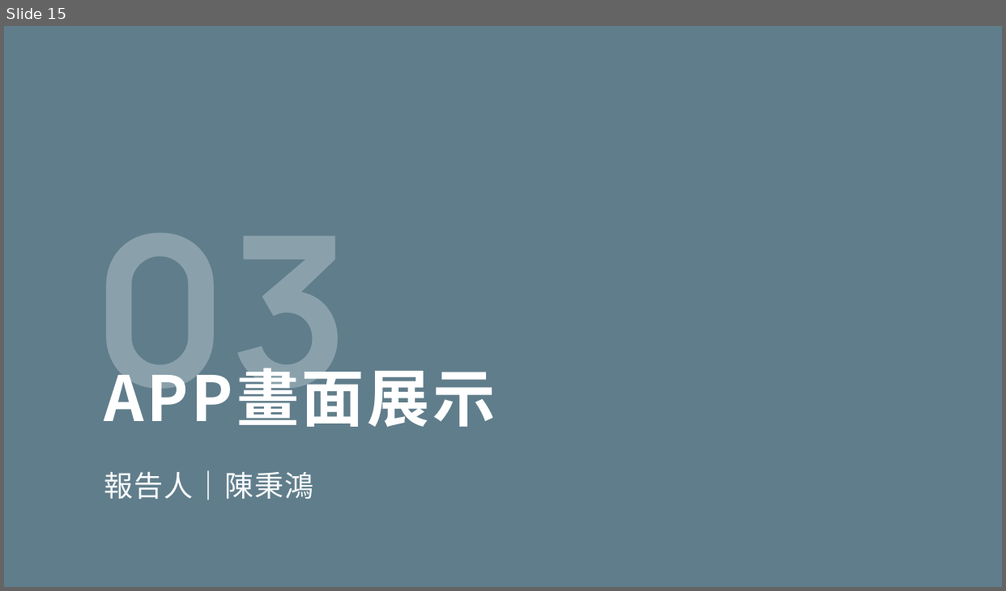
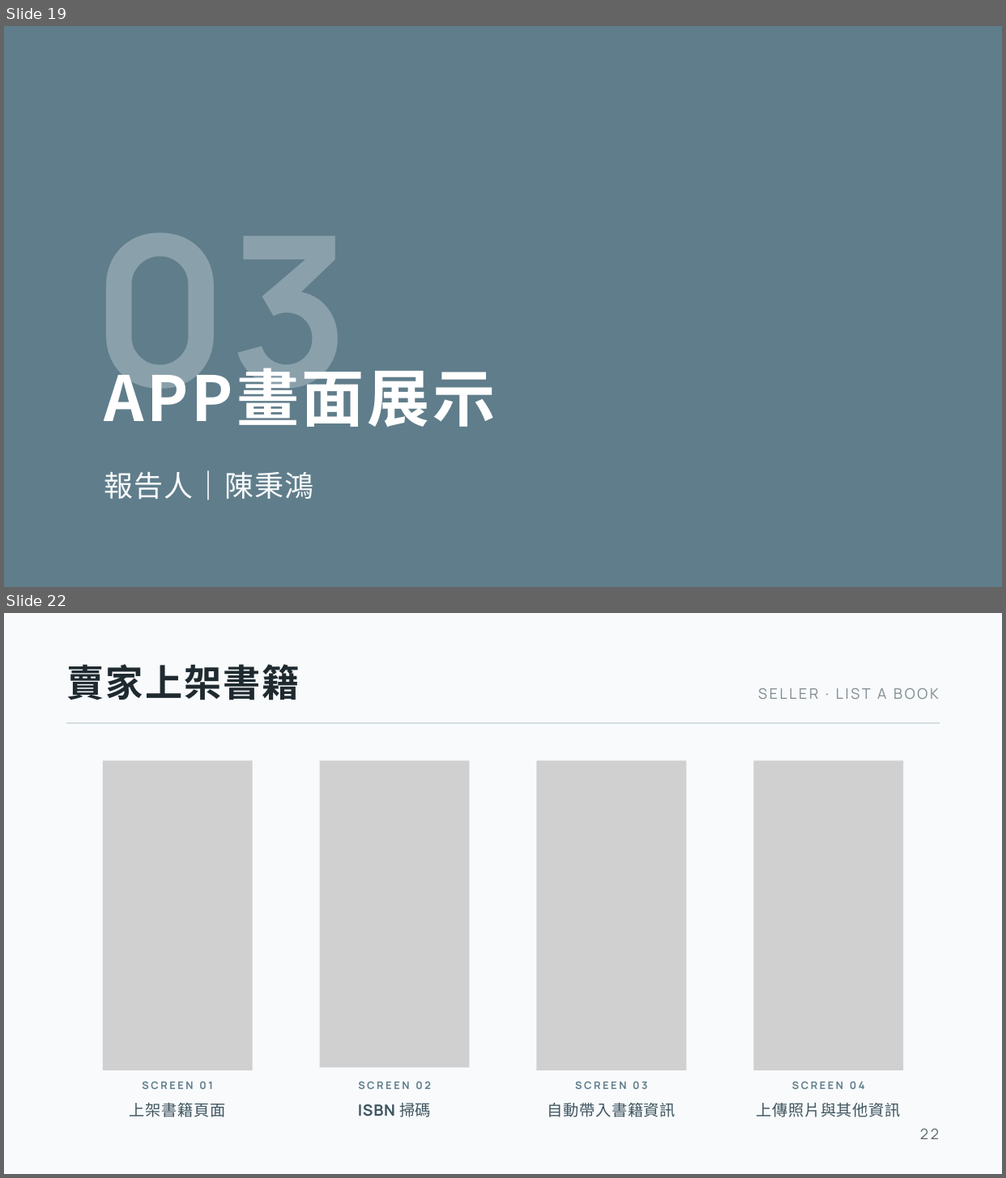
Before and after one commit to SaveMyBook/SaveMyBook, a slide deck: presentation/四技第115414組-救「舊」我的書-初評簡報.pptx. Shown one above the other, each under a label of ours: slide 15 before the commit, slides 19 and 22 after it; the slides between them are not shown. The pictures are 1006x591 and 1006x1178 pixels, drawn with LibreOffice and Linux fonts; fonts in the diff are those of the drawing; grey boxes stand for pictures. Boxes give left, top, right and bottom in pixels: in the first picture for what was removed or moved away, otherwise in the second. Text is boxed around its words. In the diff, an @@ line names an element or a change of style, - is before the commit and + after.

```diff
--- a/presentation/四技第115414組-救「舊」我的書-初評簡報.pptx
+++ b/presentation/四技第115414組-救「舊」我的書-初評簡報.pptx
@@ slide 22 added at bbox=[4, 613, 1002, 1174], background #F8FAFB @@
@@ text added at bbox=[67, 664, 300, 700], 36 pt, text #1F2A30, bold @@
+賣家上架書籍
@@ text added at bbox=[758, 688, 938, 699], 14 pt, text #7E8A90 @@
+SELLER · LIST A BOOK
@@ line added from (66, 723) to (940, 723), #D5DEE2 1.5 pt @@
@@ picture added at bbox=[103, 760, 253, 1071] @@
@@ picture added at bbox=[108, 766, 246, 1064] @@
@@ picture added at bbox=[320, 760, 470, 1067] @@
@@ picture added at bbox=[537, 760, 687, 1071] @@
@@ picture added at bbox=[753, 760, 903, 1071] @@
@@ text added at bbox=[142, 1081, 213, 1089], 10 pt, text #607D8B, bold @@
+SCREEN 01
@@ text added at bbox=[358, 1081, 431, 1089], 10 pt, text #607D8B, bold @@
+SCREEN 02
@@ text added at bbox=[575, 1081, 647, 1089], 10 pt, text #607D8B, bold @@
+SCREEN 03
@@ text added at bbox=[792, 1081, 865, 1089], 10 pt, text #607D8B, bold @@
+SCREEN 04
@@ text added at bbox=[130, 1103, 226, 1118], 15 pt, text #3F5560 @@
+上架書籍頁面
@@ text added at bbox=[358, 1103, 431, 1118], 15 pt, text #3F5560, bold @@
+ISBN 掃碼
@@ text added at bbox=[548, 1103, 675, 1118], 15 pt, text #3F5560 @@
+自動帶入書籍資訊
@@ text added at bbox=[756, 1103, 901, 1118], 15 pt, text #3F5560 @@
+上傳照片與其他資訊
@@ page number added at bbox=[920, 1129, 939, 1139], 14 pt, text #5E686D @@
+22
@@ what was slide 15 is now slide 19 @@
```
Also in this commit, not shown: 5 slides changed, 7 other slides added, 2 slides removed, 1 other file.
